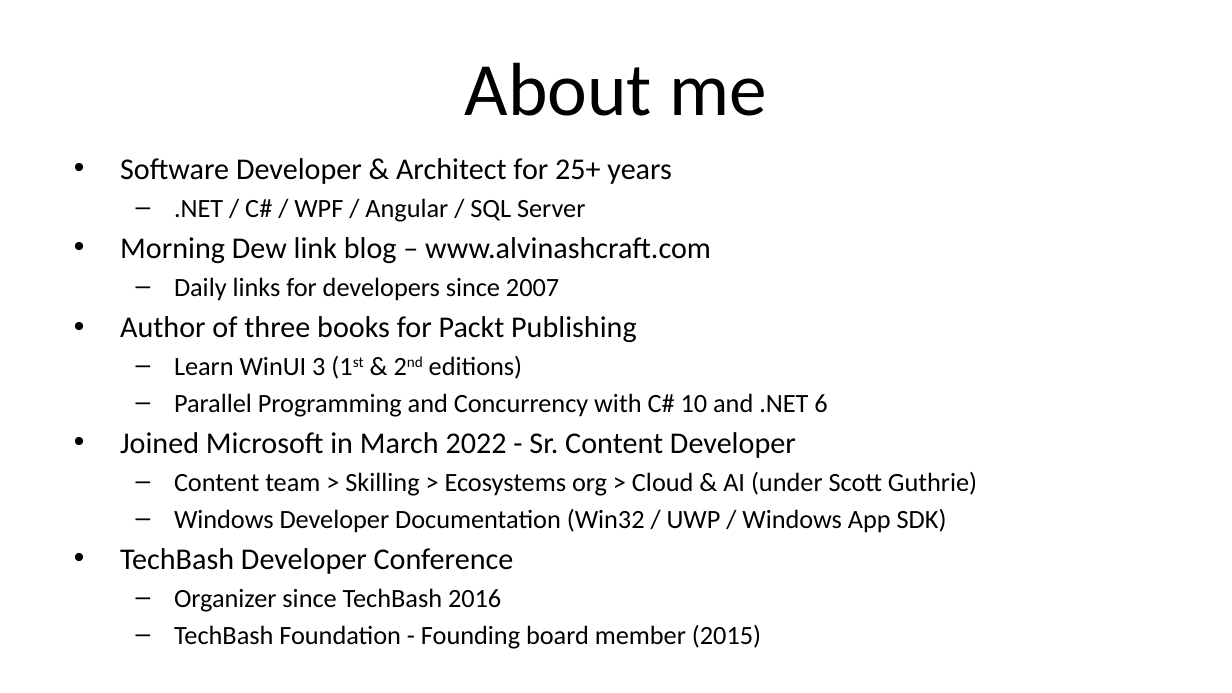
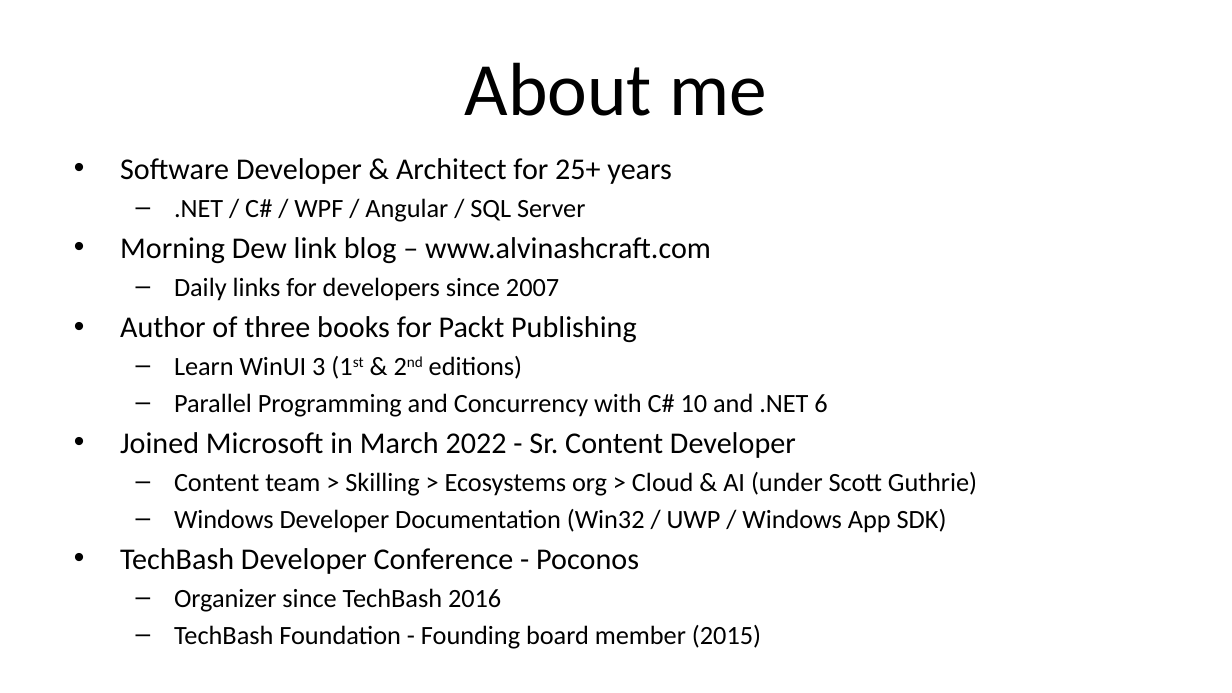
Before and after one commit to alvinashcraft/speaking, a slide deck: slide 3 of 2024/0430_VSLiveChicago/WindowsDev/VSLCH24_Building a Native App for Windows_AlvinAshcraft.pptx. Drawn at 1232x693 pixels with LibreOffice and Linux fonts; fonts in the diff are those of the drawing; background and template pictures are left out. Boxes give left, top, right and bottom in pixels: in the first picture for what was removed or moved away, otherwise in the second. Text is boxed around its words. In the diff, an @@ line names an element or a change of style, - is before the commit and + after.

```diff
--- a/2024/0430_VSLiveChicago/WindowsDev/VSLCH24_Building a Native App for Windows_AlvinAshcraft.pptx
+++ b/2024/0430_VSLiveChicago/WindowsDev/VSLCH24_Building a Native App for Windows_AlvinAshcraft.pptx
@@ text at [120, 548, 639, 574]: text changed @@
-• TechBash Developer Conference
+• TechBash Developer Conference - Poconos
```
Also in this commit, not shown: 5 other slides changed.
